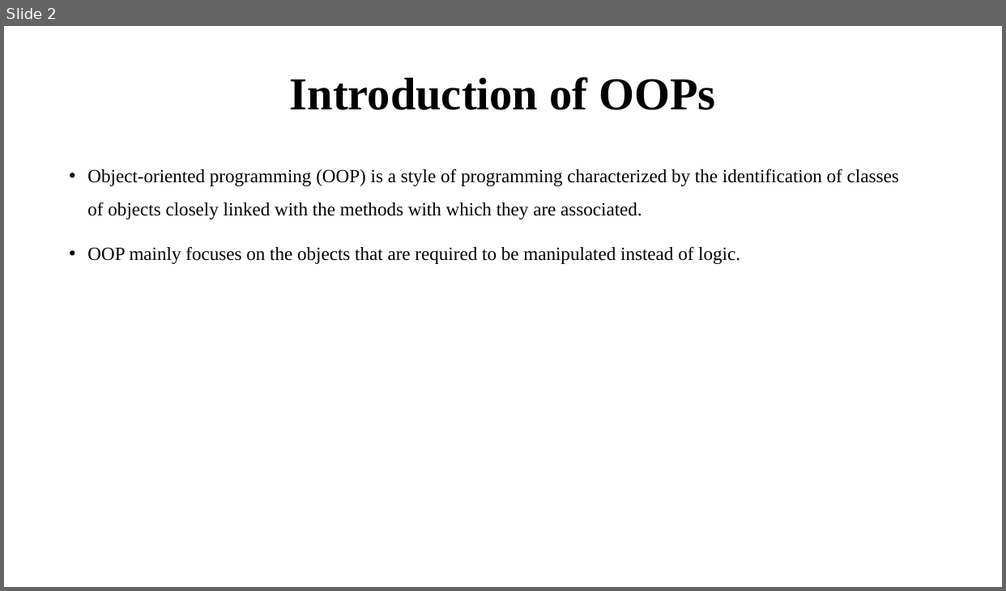
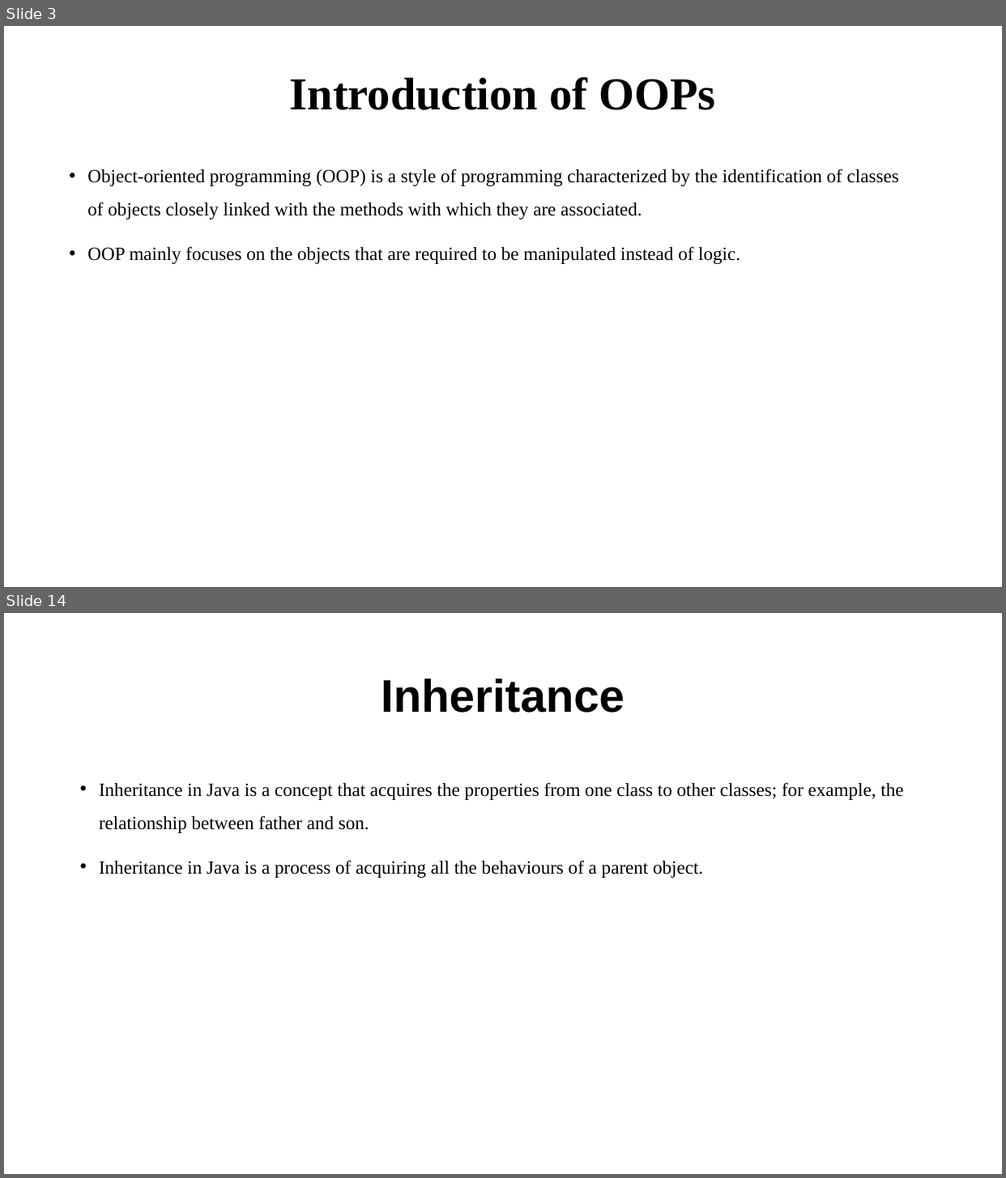
Before and after one commit to amitsharma7565/Core_and_Advance_Java, a slide deck: oops.pptx. Shown one above the other, each under a label of ours: slide 2 before the commit, slides 3 and 14 after it; the slides between them are not shown. The pictures are 1006x591 and 1006x1178 pixels, drawn with LibreOffice and Linux fonts; fonts in the diff are those of the drawing. Boxes give left, top, right and bottom in pixels: in the first picture for what was removed or moved away, otherwise in the second. Text is boxed around its words. In the diff, an @@ line names an element or a change of style, - is before the commit and + after.

```diff
--- a/oops.pptx
+++ b/oops.pptx
@@ slide 14 added at bbox=[4, 613, 1002, 1174], background #FFFFFF @@
@@ title added at bbox=[381, 679, 624, 713], 44 pt, text #000000, bold @@
+Inheritance
@@ text added at bbox=[99, 782, 903, 878], 18 pt, text #000000 @@
+• Inheritance in Java is a concept that acquires the properties from one class to other classes; for example, the relationship between father and son.
+• Inheritance in Java is a process of acquiring all the behaviours of a parent object.
@@ what was slide 2 is now slide 3 @@
```
Also in this commit, not shown: 3 slides changed, 26 other slides added, 5 slides removed, 3 other files.
